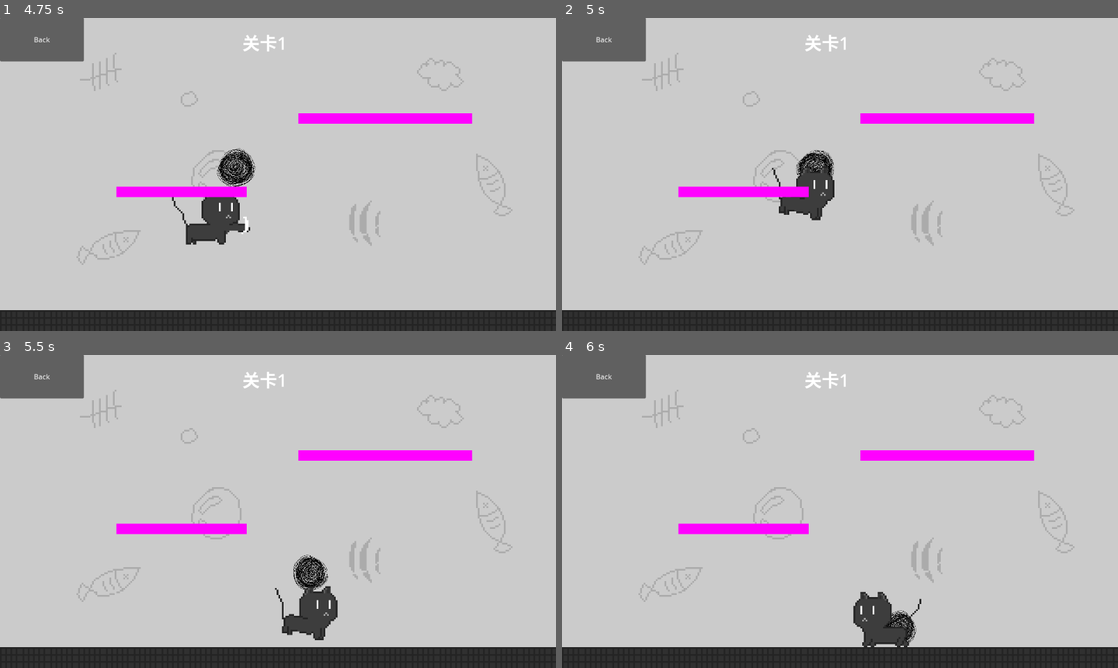
Above: before the commit, frames 1-4 (two rows, left to right).
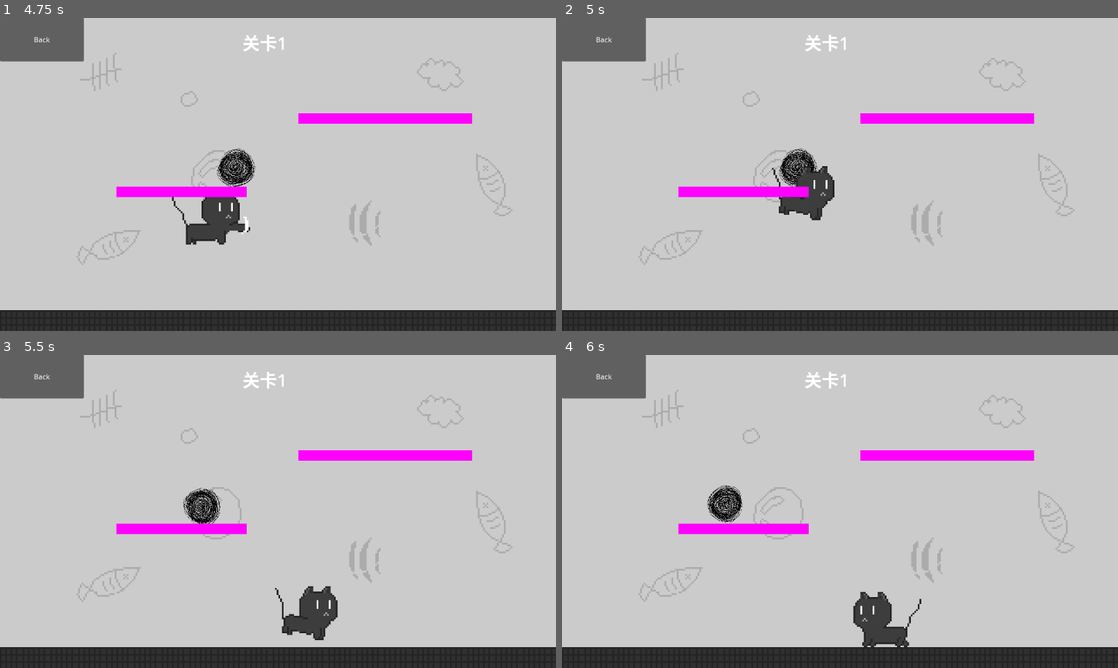
Above: after the commit, the same moments.

Repository: lzcm729/cat-and-string-ball
Game: Godot game, scene res://GUI/start_menu.tscn
The game is run twice, just before and just after one commit, with the same random seed, the same clock (stepped at 60 frames per second) and the same inputs.
Inputs:
- Up to frame 1 (4.75 s): click "Play" at 0.5 s; click "关卡1" at 1.25 s; tap Enter (ui_accept) at 2, 2.27, 3.02, 4.52 s; hold Right (ui_right) 2.03-3.53 s; tap F (ui_patpat) at 2.1, 4.55 s; tap Q at 2.3, 2.85 s; tap T at 3.05, 3.6 s; hold Left (ui_left) 3.53-4.28 s; tap G at 3.8, 4.35 s; hold Right (ui_right) from 4.28 s (still down)
- Up to frame 2 (5 s): keep holding Right (ui_right)
- Up to frame 3 (5.5 s): keep holding Right (ui_right); tap F (ui_patpat) at 5.1 s; tap Enter (ui_accept) at 5.27 s; tap Q at 5.3 s
- Up to frame 4 (6 s): release Right (ui_right) at 5.78 s; hold Left (ui_left) from 5.78 s (still down); tap Q at 5.85 s

Frame 1 is identical in both runs. In frame 2, 0.6% of the frame differs, in the area x 39-49%, y 41-54%; in frame 3, 1.0%, in the area x 33-59%, y 42-76%; in frame 4, 0.8%.

Commit message:
猫击球

Diff:
--- a/StringBall/StringBall.gd
+++ b/StringBall/StringBall.gd
@@ -18,7 +18,7 @@
 
 
 func _ready():
-	Hit(Vector2(10000, 0))
+	BeHit(Vector2(10000, 0))
 	pass
 
 
@@ -72,13 +72,13 @@
 
 # INTERFACE
 # 被击打
-func Hit(force:Vector2):
+func BeHit(force:Vector2):
 	apply_central_force(force)
 
 
 # INTERFACE
 # 被叼起来
-func BePicked(cat:Node2D):
+func BePicked():
 	#set_freeze_enabled(true)
 	set_sleeping(true)
 	can_decay = false
--- a/cat/cat.gd
+++ b/cat/cat.gd
@@ -6,14 +6,18 @@
 
 var gravity = ProjectSettings.get_setting("physics/2d/default_gravity")
 
-@onready var cat_area = $Marker2D/PatArea  # 猫角色的碰撞区域（Area2D），在场景中命名为 CatArea
+#@onready var hit_area = $Marker2D/PatArea  # 猫角色的碰撞区域（Area2D）
+@onready var hit_area = $Area2D  # 猫角色的碰撞区域（Area2D）
 @onready var cat_action = $CatAction
 @onready var animation_tree = $AnimationTree
 
 #记录猫的朝向
 var is_left = false
+var ball_ref : Node2D
 
-var ball_ref : Node2D
+func _ready():
+	pass
+
 
 func _physics_process(delta):
 	#如果在空中，那么就下坠
@@ -53,10 +57,7 @@
 			cat_action.play('JumpRight')
 
 	if Input.is_action_just_pressed("ui_patpat"):
-		if is_left:
-			cat_action.play('AttackLeft')
-		else:
-			cat_action.play('AttackRight')
+		Hit('AttackLeft' if is_left else 'AttackRight')
 
 	# TEST
 	if ball_ref:
@@ -66,18 +67,10 @@
 	move_and_slide()
 
 
-func _on_pat_area_body_entered(body):
-	if body.name == 'StringBall':
-		if self.position.x - body.position.x < 0:
-			body.Hit(Vector2(20000, 0))
-		else:
-			body.Hit(Vector2(-20000, 0))
-
-
 func PickupBall(ball:Node2D):
 	if not ball: return
 	ball_ref = ball
-	ball_ref.BePicked(self)
+	ball_ref.BePicked()
 
 
 func DropBall():
@@ -85,6 +78,20 @@
 	ball_ref.BeDropped()
 	ball_ref = null
 
+# 向前挥击
+func Hit(id:String):
+	# 播放攻击动画
+	cat_action.play(id)
+
+	var overlapping_bodies = hit_area.get_overlapping_bodies()
+	for body in overlapping_bodies:
+		if body.name == "StringBall":
+			if self.position.x - body.position.x < 0:
+				print_debug('left')
+				body.BeHit(Vector2(20000, 0))
+			else:
+				print_debug('right')
+				body.BeHit(Vector2(-20000, 0))
 
 # TEST
 func _input(event):
@@ -93,3 +100,5 @@
 			PickupBall(get_node("../StringBall")) # WARNING
 		if event.keycode == KEY_G:
 			DropBall()
+		if event.keycode == KEY_Q:
+			Hit('AttackLeft' if is_left else 'AttackRight')
--- a/cat/cat.tscn
+++ b/cat/cat.tscn
@@ -246,125 +246,6 @@
 "transitions": PackedFloat32Array(1),
 "update": 1,
 "values": [true]
-}
-
-[sub_resource type="Animation" id="Animation_fgu45"]
-resource_name = "JumpLeft"
-length = 0.1
-loop_mode = 1
-tracks/0/type = "value"
-tracks/0/imported = false
-tracks/0/enabled = true
-tracks/0/path = NodePath("Sprite2D:frame")
-tracks/0/interp = 1
-tracks/0/loop_wrap = true
-tracks/0/keys = {
-"times": PackedFloat32Array(0),
-"transitions": PackedFloat32Array(1),
-"update": 1,
-"values": [37]
-}
-
-[sub_resource type="Animation" id="Animation_h2f5l"]
-resource_name = "JumpRight"
-length = 0.1
-loop_mode = 1
-tracks/0/type = "value"
-tracks/0/imported = false
-tracks/0/enabled = true
-tracks/0/path = NodePath("Sprite2D:frame")
-tracks/0/interp = 1
-tracks/0/loop_wrap = true
-tracks/0/keys = {
-"times": PackedFloat32Array(0),
-"transitions": PackedFloat32Array(1),
-"update": 1,
-"values": [17]
-}
-
-[sub_resource type="Animation" id="Animation_wr3en"]
-length = 0.001
-tracks/0/type = "value"
-tracks/0/imported = false
-tracks/0/enabled = true
-tracks/0/path = NodePath("Sprite2D:frame")
-tracks/0/interp = 1
-tracks/0/loop_wrap = true
-tracks/0/keys = {
-"times": PackedFloat32Array(0),
-"transitions": PackedFloat32Array(1),
-"update": 1,
-"values": [7]
-}
-tracks/1/type = "value"
-tracks/1/imported = false
-tracks/1/enabled = true
-tracks/1/path = NodePath("Marker2D/PatArea:rotation")
-tracks/1/interp = 1
-tracks/1/loop_wrap = true
-tracks/1/keys = {
-"times": PackedFloat32Array(0),
-"transitions": PackedFloat32Array(1),
-"update": 0,
-"values": [1.5708]
-}
-tracks/2/type = "value"
-tracks/2/imported = false
-tracks/2/enabled = true
-tracks/2/path = NodePath("Marker2D/PatArea:position")
-tracks/2/interp = 1
-tracks/2/loop_wrap = true
-tracks/2/keys = {
-"times": PackedFloat32Array(0),
-"transitions": PackedFloat32Array(1),
-"update": 0,
-"values": [Vector2(37, 18)]
-}
-tracks/3/type = "value"
-tracks/3/imported = false
-tracks/3/enabled = true
-tracks/3/path = NodePath("Marker2D/PatArea/CollisionShape2D:disabled")
-tracks/3/interp = 1
-tracks/3/loop_wrap = true
-tracks/3/keys = {
-"times": PackedFloat32Array(0),
-"transitions": PackedFloat32Array(1),
-"update": 1,
-"values": [false]
-}
-
-[sub_resource type="Animation" id="Animation_krk20"]
-resource_name = "RunLeft"
-length = 0.5
-loop_mode = 1
-tracks/0/type = "value"
-tracks/0/imported = false
-tracks/0/enabled = true
-tracks/0/path = NodePath("Sprite2D:frame")
-tracks/0/interp = 1
-tracks/0/loop_wrap = true
-tracks/0/keys = {
-"times": PackedFloat32Array(0, 0.1, 0.2, 0.3, 0.4),
-"transitions": PackedFloat32Array(1, 1, 1, 1, 1),
-"update": 1,
-"values": [27, 28, 29, 30, 31]
-}
-
-[sub_resource type="Animation" id="Animation_j475e"]
-resource_name = "RunRight"
-length = 0.5
-loop_mode = 1
-tracks/0/type = "value"
-tracks/0/imported = false
-tracks/0/enabled = true
-tracks/0/path = NodePath("Sprite2D:frame")
-tracks/0/interp = 1
-tracks/0/loop_wrap = true
-tracks/0/keys = {
-"times": PackedFloat32Array(0, 0.1, 0.2, 0.3, 0.4),
-"transitions": PackedFloat32Array(1, 1, 1, 1, 1),
-"update": 1,
-"values": [7, 8, 9, 10, 11]
 }
 
 [sub_resource type="Animation" id="Animation_fgu45"]
@@ -470,6 +351,10 @@
 radius = 31.0
 height = 96.0
 
+[sub_resource type="CapsuleShape2D" id="CapsuleShape2D_p7kny"]
+radius = 43.0
+height = 100.0
+
 [node name="Cat" type="CharacterBody2D"]
 collision_layer = 0
 script = ExtResource("1_6rb40")
@@ -494,7 +379,7 @@
 [node name="Marker2D" type="Marker2D" parent="."]
 
 [node name="PatArea" type="Area2D" parent="Marker2D"]
-position = Vector2(37, 18)
+position = Vector2(-107, 18)
 rotation = 1.5708
 collision_layer = 8
 collision_mask = 8
@@ -505,4 +390,9 @@
 shape = SubResource("CapsuleShape2D_nlfbr")
 debug_color = Color(0.918074, 0.213702, 0.480587, 0.42)
 
-[connection signal="body_entered" from="Marker2D/PatArea" to="." method="_on_pat_area_body_entered"]
+[node name="Area2D" type="Area2D" parent="."]
+collision_mask = 8
+
+[node name="CollisionShape2D" type="CollisionShape2D" parent="Area2D"]
+position = Vector2(-24, -10)
+shape = SubResource("CapsuleShape2D_p7kny")
Not shown: 1 places in cat/cat.tscn that only renumber resources
